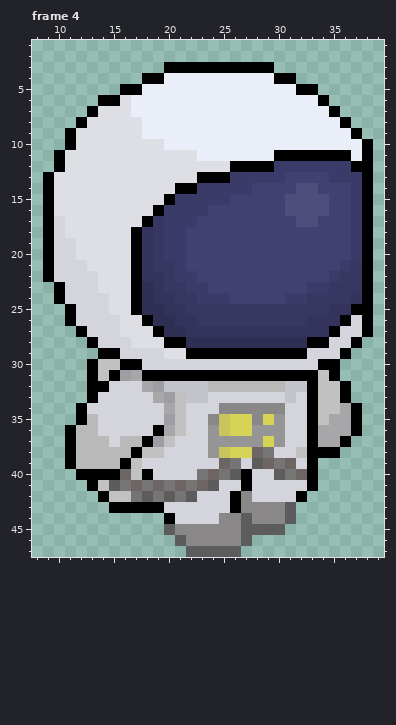
A pixel-art file gets an edit: SomethingWentWrong/Assets/Sprites/Player Sprites/SE/PlayerWalkingSE.aseprite. This is how it looked before the edit.
48x48 pixels, 4 frames. Colours within 5 levels of each other are drawn and written as one. Shown: frame 4: x 8..39, y 1..47. The commit also changed other frames, which this record leaves out.
And afterwards:
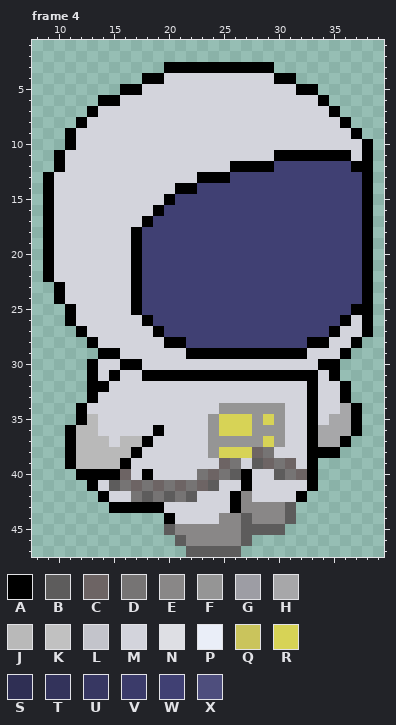
Palette (. is transparent): A #000000  B #5d5c5c  C #6d6464  D #767474  E #898787  F #959595  G #9d9da4  H #a7a7a9  J #b9b9b9  K #c1c1c1  L #c3c4cb  M #d3d4dc  N #dedfe4  P #eaeef8  Q #cac45c  R #d7d356  S #2f2f54  T #33335b  U #373762  V #3b3b6a  W #404073  X #4e4e7d
Changes in this commit:
--- frame 4
@@ x 8..39 @@
  3 ............AAAAAAAAAA..........
- 4 ..........AAPPPPPPPPPPAA........
- 5 ........AAPPPPPPPPPPPPPPAA......
- 6 ......AANPPPPPPPPPPPPPPPPPA.....
- 7 .....ANNNPPPPPPPPPPPPPPPPPPA....
- 8 ....ANNNNNPPPPPPPPPPPPPPPPPPA...
- 9 ...ANNNNNNPPPPPPPPPPPPPPPPPPPA..
-10 ...ANNNNNNNNPPPPPPPPPPPPPPPPPPA.
-11 ..ANNNNNNNNNNNNPPPPPPPAAAAAAAPA.
-12 ..ANNNNNNNNNNNNNNNAAAAVVVVVVVAA.
-13 .ANNNNNNNNNNNNNAAAVVVVVWWWWVVVA.
-14 .ANNNNNNNNNNNAAVVVVVWWWWXXWWWVA.
-15 .ANNNNNNNNNNAVVVVVWWWWWXXXXWWVA.
-16 .ANNNNNNNNNAVVVVWWWWWWWXXXXWWVA.
-17 .AMNNNNNNNAUVVVWWWWWWWWWXXWWWVA.
-18 .AMNNNNNNATUVVWWWWWWWWWWWWWWWVA.
-19 .AMMNNNNNATUVVWWWWWWWWWWWWWWWVA.
-20 .AMMNNNNNATUVVWWWWWWWWWWWWWWWVA.
-21 .AMMMNNNNATUUVWWWWWWWWWWWWWWVUA.
-22 .AMMMMNNNATTUVVWWWWWWWWWWWWVUUA.
-23 ..AMMMNNNASTUUVVWWWWWWWWWVVUUUA.
-24 ..AMMMMNNASTTUUVVVWWWWWVVUUUUTA.
-25 ...AMMMNNASSTTUUUUUUUUUUUUUTTAA.
-26 ...AMMMMNNASSTTUUUUUUUUUUTTTAMA.
-27 ....AMMMNNNASSTTTTTTTTTTTTTAMMA.
-28 .....AMMMNNNAASSSSSSSSSSSAAMMA..
-29 ......AAMMMMNNAAAAAAAAAAAMMMA...
-30 .....AKKAAMMMMMMMMMMMMMMMMAA....
-31 .....AKAGHAAAAAAAAAAAAAAAAKA....
-32 .....AAMMMHGLLLLJJJJJJJLLAKKA...
-33 .....AMMMMMHGKLLMMMMMMMLMAKKA...
-34 ....AMMMMMMMHKMMMEEEEEEMMAKKHA..
-35 ....AJMMMMMMGKMMEQRRERFMMAKHHA..
-36 ...AJJMMMMMAHKMMFQRRFFFMMAHHHA..
-37 ...AJJJMJJAGKMMMFFFFFRFMMAHHA...
-38 ...AJJJJJAKKMMMMFQRRCDMMKAAA....
-39 ...AJJJJAKMMMMMMMCDMBCDCMA......
-40 ....AAAACKAMMMMDCDBAMMBDCA......
-41 .....AKBDCDCDCDCBMMAMMMMMA......
-42 ......AKKDBDBDBMMMAEMMMMA.......
+ 4 ..........AAMMMMMMMMMMAA........
+ 5 ........AAMMMMMMMMMMMMMMAA......
+ 6 ......AAMMMMMMMMMMMMMMMMMMA.....
+ 7 .....AMMMMMMMMMMMMMMMMMMMMMA....
+ 8 ....AMMMMMMMMMMMMMMMMMMMMMMMA...
+ 9 ...AMMMMMMMMMMMMMMMMMMMMMMMMMA..
+10 ...AMMMMMMMMMMMMMMMMMMMMMMMMMMA.
+11 ..AMMMMMMMMMMMMMMMMMMMAAAAAAAMA.
+12 ..AMMMMMMMMMMMMMMMAAAAWWWWWWWAA.
+13 .AMMMMMMMMMMMMMAAAWWWWWWWWWWWWA.
+14 .AMMMMMMMMMMMAAWWWWWWWWWWWWWWWA.
+15 .AMMMMMMMMMMAWWWWWWWWWWWWWWWWWA.
+16 .AMMMMMMMMMAWWWWWWWWWWWWWWWWWWA.
+17 .AMMMMMMMMAWWWWWWWWWWWWWWWWWWWA.
+18 .AMMMMMMMAWWWWWWWWWWWWWWWWWWWWA.
+19 .AMMMMMMMAWWWWWWWWWWWWWWWWWWWWA.
+20 .AMMMMMMMAWWWWWWWWWWWWWWWWWWWWA.
+21 .AMMMMMMMAWWWWWWWWWWWWWWWWWWWWA.
+22 .AMMMMMMMAWWWWWWWWWWWWWWWWWWWWA.
+23 ..AMMMMMMAWWWWWWWWWWWWWWWWWWWWA.
+24 ..AMMMMMMAWWWWWWWWWWWWWWWWWWWWA.
+25 ...AMMMMMAWWWWWWWWWWWWWWWWWWWAA.
+26 ...AMMMMMMAWWWWWWWWWWWWWWWWWAMA.
+27 ....AMMMMMMAWWWWWWWWWWWWWWWAMMA.
+28 .....AMMMMMMAAWWWWWWWWWWWAAMMA..
+29 ......AAMMMMMMAAAAAAAAAAAMMMA...
+30 .....AMMAAMMMMMMMMMMMMMMMMAA....
+31 .....AMAMMAAAAAAAAAAAAAAAAMA....
+32 .....AAMMMMMMMMMMMMMMMMMMAMMA...
+33 .....AMMMMMMMMMMMMMMMMMMMAMMA...
+34 ....AMMMMMMMMMMMMFFFFFFMMAMMHA..
+35 ....AJMMMMMMMMMMFRRRFRFMMAMHHA..
+36 ...AJJMMMMMAMMMMFRRRFFFMMAHHHA..
+37 ...AJJJMJJAMMMMMFFFFFRFMMAHHA...
+38 ...AJJJJJAMMMMMMFRRRCDMMMAAA....
+39 ...AJJJJAMMMMMMMMCDMBCDCMA......
+40 ....AAAACMAMMMMDCDBAMMBDCA......
+41 .....AMBDCDCDCDCBMMAMMMMMA......
+42 ......AMMDBDBDBMMMAEMMMMA.......
 43 .......AAAAAMMMMMMAEEEEB........
Changed places in both pictures, as pixel boxes (x1, y1, x2, y2):
changed: (54, 73, 362, 502)
